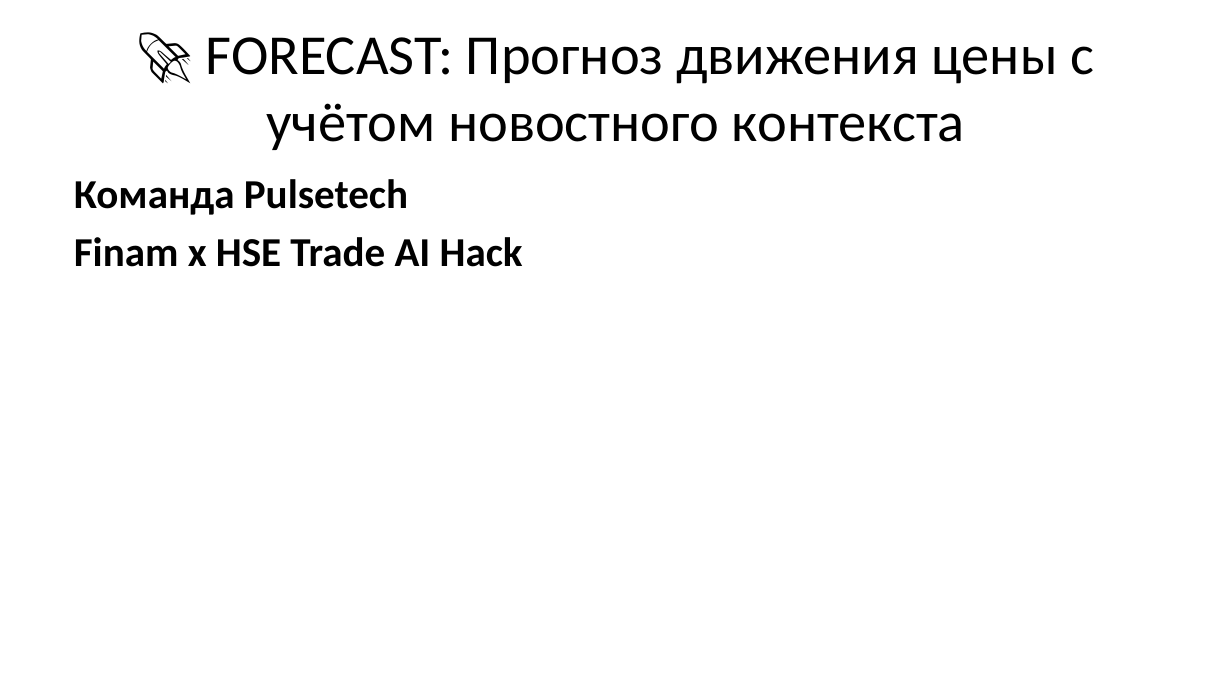
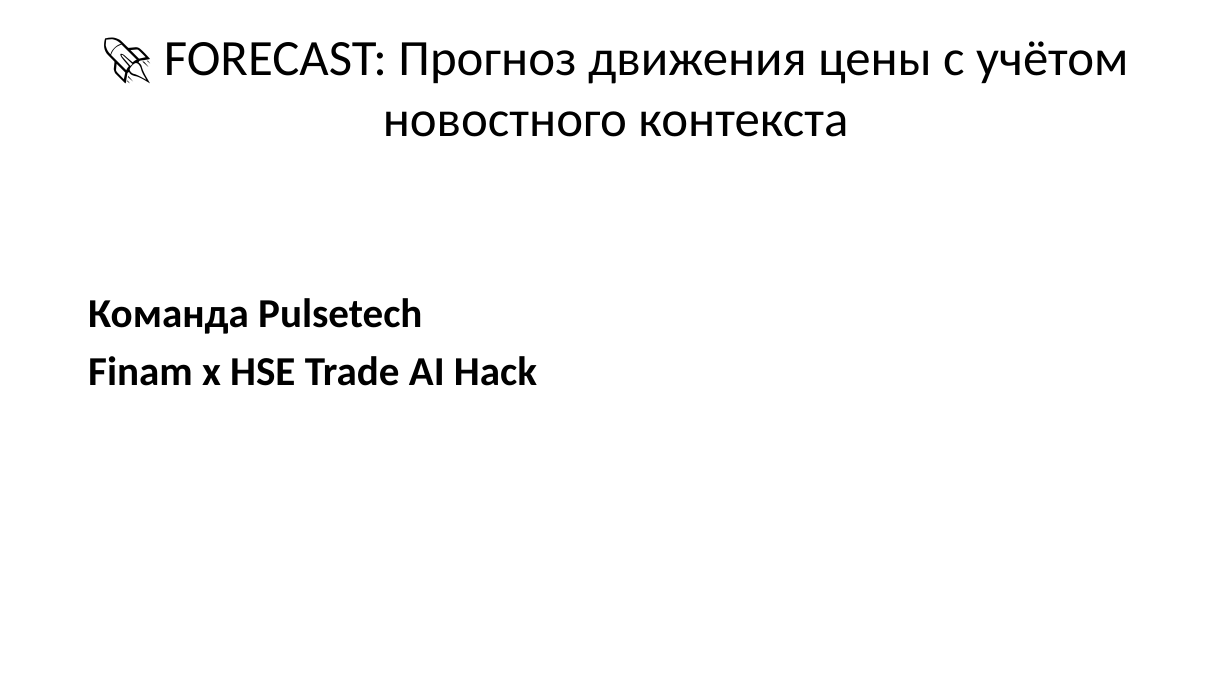
Before and after one commit to sokanaid/finnam-forecast-pulsetech, a slide deck: slide 1 of PITCH_PRESENTATION.pptx. Drawn at 1232x693 pixels with LibreOffice and Linux fonts; fonts in the diff are those of the drawing. Boxes give left, top, right and bottom in pixels: in the first picture for what was removed or moved away, otherwise in the second. Text is boxed around its words. In the diff, an @@ line names an element or a change of style, - is before the commit and + after.

```diff
--- a/PITCH_PRESENTATION.pptx
+++ b/PITCH_PRESENTATION.pptx
@@ title "🚀 FORECAST: Прогноз движения цены ..." at (164,41,1128,137): size 33 to 29.7 pt @@
@@ text "Команда Pulsetech": place and size @@
-text "Команда Pulsetech" at (74,179,523,267)
+text "Команда Pulsetech" at (88,298,537,386)
```
Also in this commit, not shown: 7 other slides changed, 4 slides added, 9 slides removed.
